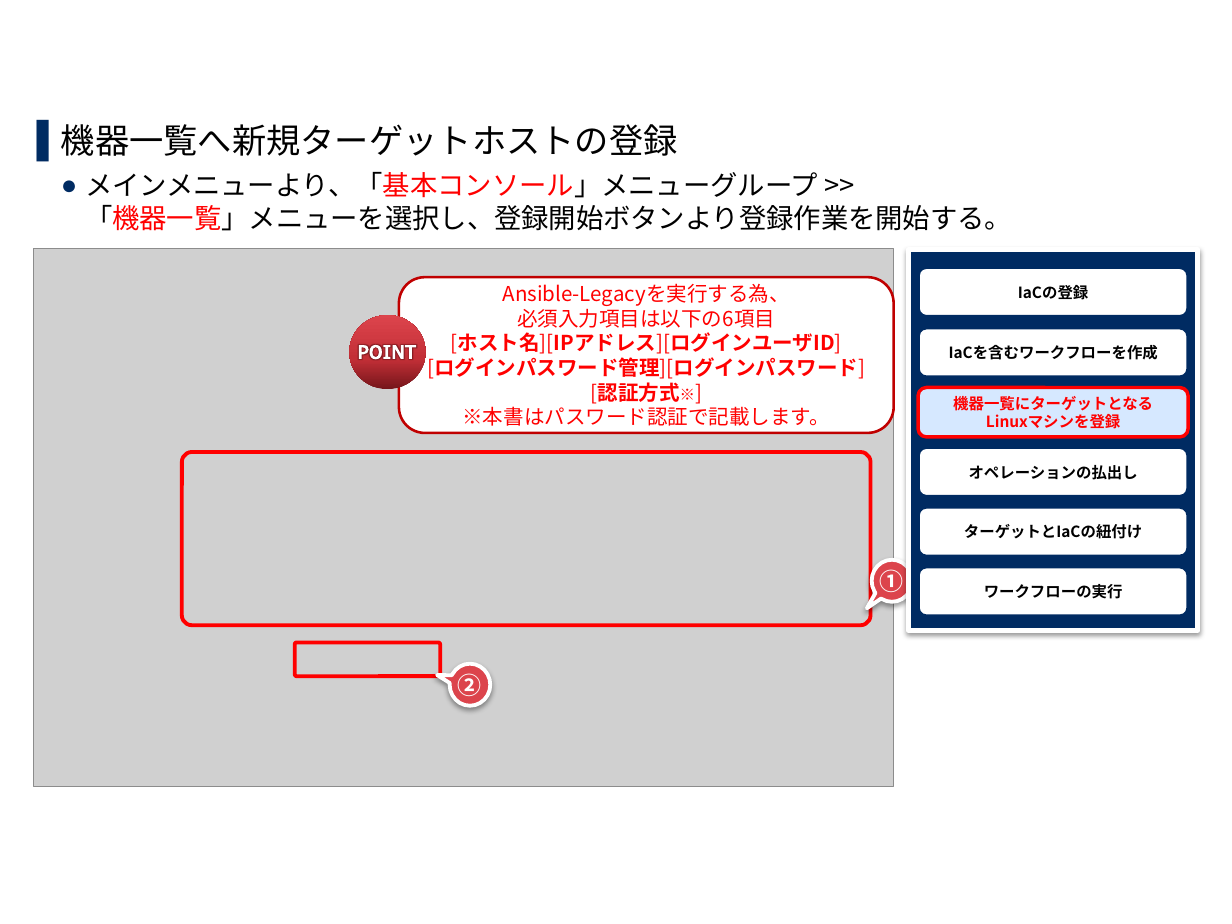
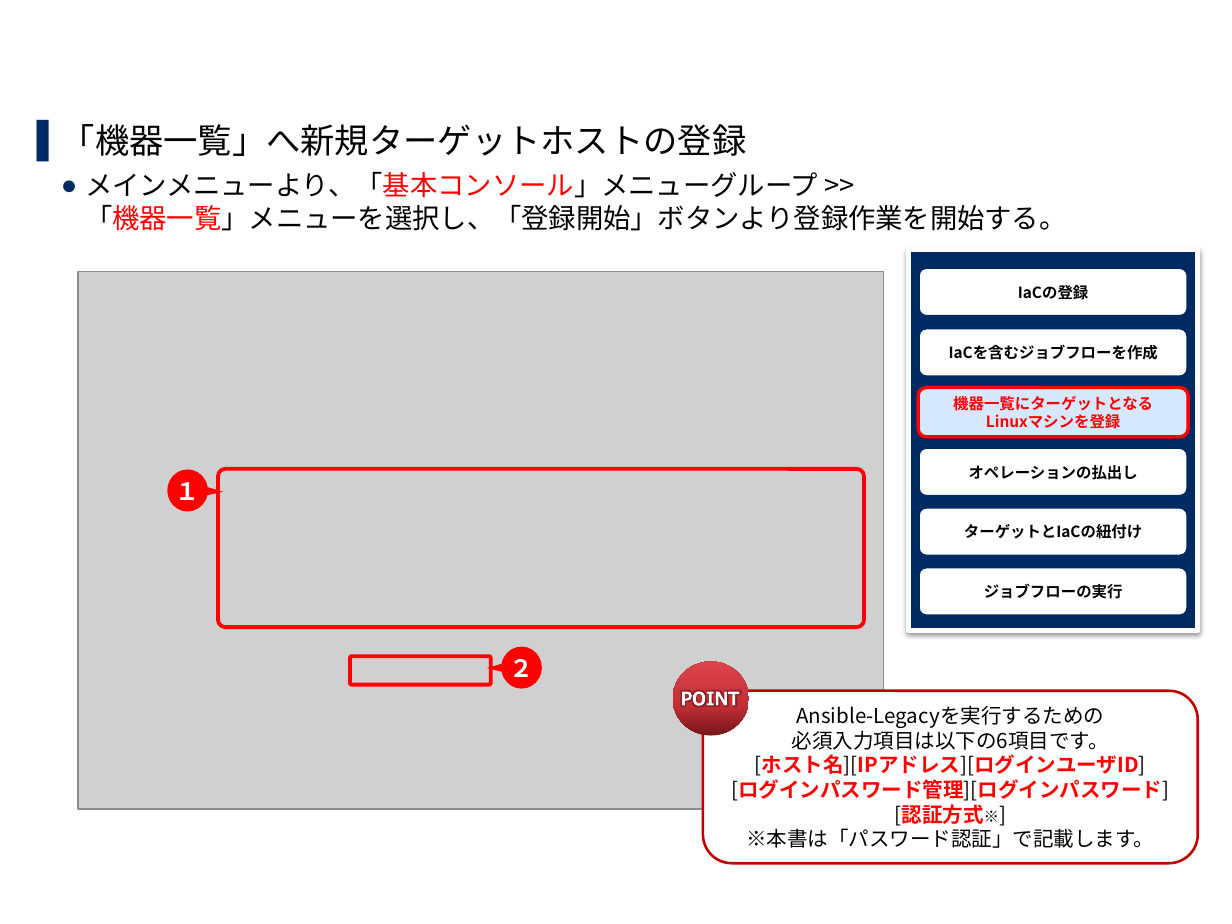
Before and after one commit to exastro-suite/it-automation-docs, a slide deck: slide 15 of asset/Learn_ja/ITA-quickstart_ja.pptx. Drawn at 1232x924 pixels with LibreOffice and Linux fonts; fonts in the diff are those of the drawing; grey boxes stand for pictures; background and template pictures are left out. Boxes give left, top, right and bottom in pixels: in the first picture for what was removed or moved away, otherwise in the second. Text is boxed around its words. In the diff, an @@ line names an element or a change of style, - is before the commit and + after.

```diff
--- a/asset/Learn_ja/ITA-quickstart_ja.pptx
+++ b/asset/Learn_ja/ITA-quickstart_ja.pptx
@@ text at <box>61,124,1067,231</box>: text changed @@
-▌ 機器一覧へ新規ターゲットホストの登録
-  ● メインメニューより、「基本コンソール」メニューグループ >>
-    「機器一覧」メニューを選択し、登録開始ボタンより登録作業を開始する。
+▌ 「機器一覧」へ新規ターゲットホストの登録
+  ● メインメニューより、「基本コンソール」メニューグループ >>
+    「機器一覧」メニューを選択し、「登録開始」ボタンより登録作業を開始する。
@@ picture: place and size @@
-picture at <box>33,249,893,786</box>
+picture at <box>78,271,883,808</box>
@@ text in rounded rectangle at <box>949,344,1158,360</box>: text changed @@
-IaCを含むワークフローを作成
+IaCを含むジョブフローを作成
@@ speech bubble "１" at <box>168,469,208,511</box>: fill #DC444C to #FF0000; outline #FFFFFF 2.25 pt to none; shadow off; proportions changed @@
@@ speech bubble "１": place and size @@
-speech bubble "１" at <box>872,559,913,601</box>
+speech bubble "１" at <box>168,469,208,511</box>
@@ rounded rectangle: place and size @@
-rounded rectangle at <box>182,452,871,626</box>
+rounded rectangle at <box>218,469,864,628</box>
@@ rounded rectangle at <box>218,469,864,628</box>: proportions changed @@
@@ text in speech bubble at <box>176,482,200,500</box>: text changed @@
-①
+１
@@ text in rounded rectangle at <box>984,583,1123,599</box>: text changed @@
-ワークフローの実行
+ジョブフローの実行
@@ rounded rectangle: place and size @@
-rounded rectangle at <box>294,643,440,676</box>
+rounded rectangle at <box>350,657,490,685</box>
@@ speech bubble "２": place and size @@
-speech bubble "２" at <box>450,664,490,706</box>
+speech bubble "２" at <box>501,647,542,689</box>
@@ speech bubble "２" at <box>501,647,542,689</box>: fill #DC444C to #FF0000; outline #FFFFFF 2.25 pt to none; shadow off; proportions changed @@
@@ text in speech bubble at <box>510,659,534,677</box>: text changed @@
-②
+２
@@ ellipse: place and size @@
-ellipse at <box>350,315,426,389</box>
+ellipse at <box>673,662,749,736</box>
@@ freeform shape: place and size @@
-freeform shape at <box>359,345,415,360</box>
+freeform shape at <box>683,691,739,706</box>
@@ rounded rectangle "Ansible-Legacyを実行するための": place and size @@
-rounded rectangle "Ansible-Legacyを実行するための" at <box>399,277,894,432</box>
+rounded rectangle "Ansible-Legacyを実行するための" at <box>703,691,1199,864</box>
@@ text in rounded rectangle at <box>792,705,1109,750</box>: text changed; text colour #FF0000 to #000000 @@
-Ansible-Legacyを実行する為、
-必須入力項目は以下の6項目
+Ansible-Legacyを実行するための
+必須入力項目は以下の6項目です。
@@ text in rounded rectangle at <box>731,754,1169,826</box>: text colour #FF0000 to #000000 in "[ホスト名][IPアドレス][ログインユーザID]", "[ログインパスワード管理][ログインパスワード]", "[認証方式※]" @@
@@ text in rounded rectangle at <box>746,828,1154,848</box>: text changed; text colour #FF0000 to #000000 @@
-※本書はパスワード認証で記載します。
+※本書は「パスワード認証」で記載します。
```
Also in this commit, not shown: 18 other slides changed, 1 slide added, 1 other file.
